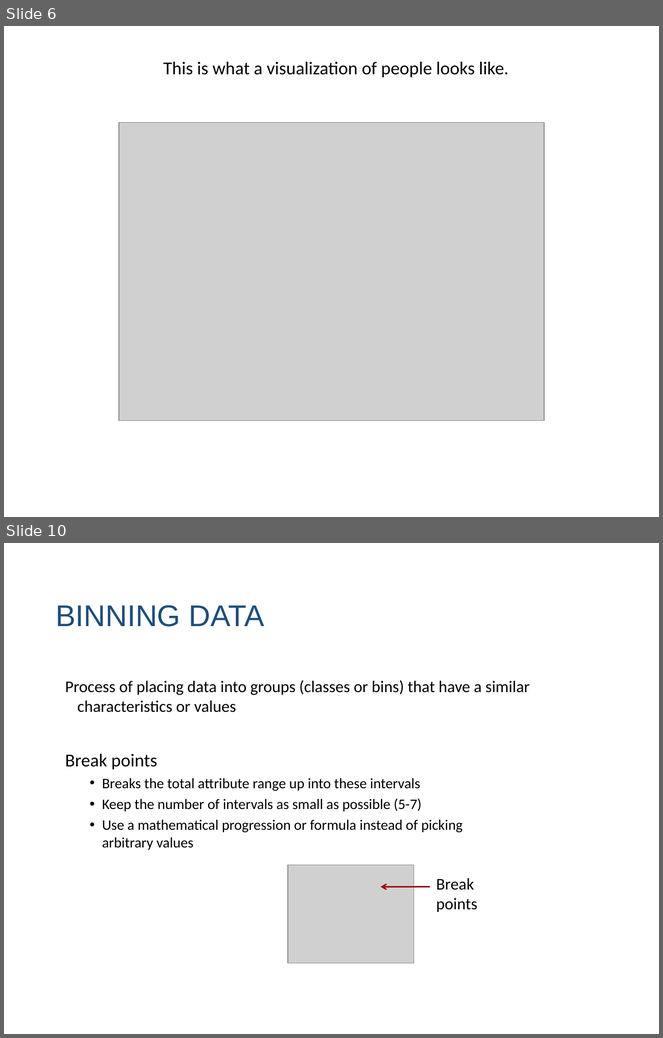
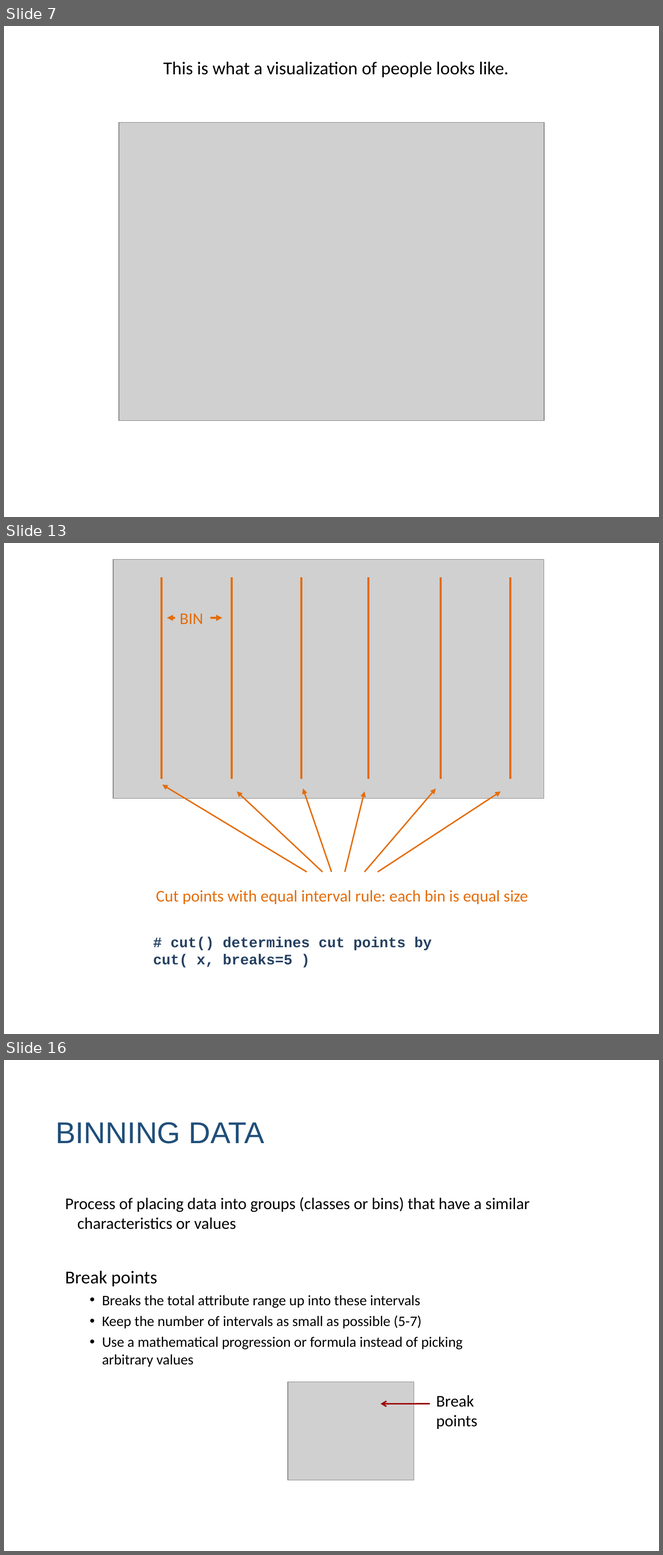
Before and after one commit to DS4PS/cpp-529-fall-2020, a slide deck: lectures/p-05-visual-narrative.pptx. Shown one above the other, each under a label of ours: slides 6 and 10 before the commit, slides 7, 13 and 16 after it; the slides between them are not shown. The pictures are 663x1038 and 663x1555 pixels, drawn with LibreOffice and Linux fonts; fonts in the diff are those of the drawing; grey boxes stand for pictures. Boxes give left, top, right and bottom in pixels: in the first picture for what was removed or moved away, otherwise in the second. Text is boxed around its words. In the diff, an @@ line names an element or a change of style, - is before the commit and + after.

```diff
--- a/lectures/p-05-visual-narrative.pptx
+++ b/lectures/p-05-visual-narrative.pptx
@@ slide 13 added at [4,543,659,1034], background #FFFFFF @@
@@ picture added at [113,560,545,798] @@
@@ line added from (161, 577) to (161, 779), #E46C0A 2.25 pt @@
@@ line added from (232, 577) to (232, 779), #E46C0A 2.25 pt @@
@@ line added from (301, 577) to (301, 779), #E46C0A 2.25 pt @@
@@ line added from (369, 577) to (369, 779), #E46C0A 2.25 pt @@
@@ line added from (441, 577) to (441, 779), #E46C0A 2.25 pt @@
@@ line added from (510, 577) to (510, 779), #E46C0A 2.25 pt @@
@@ arrow added from (175, 618) to (167, 618), #E46C0A 2.25 pt @@
@@ text added at [180,613,203,624], 18 pt, text #E46C0A @@
+BIN
@@ arrow added from (210, 618) to (222, 618), #E46C0A 2.25 pt @@
@@ arrow added from (307, 872) to (163, 785), #E46C0A 1.5 pt @@
@@ arrow added from (322, 872) to (236, 792), #E46C0A 1.5 pt @@
@@ arrow added from (332, 872) to (303, 788), #E46C0A 1.5 pt @@
@@ arrow added from (345, 872) to (364, 792), #E46C0A 1.5 pt @@
@@ arrow added from (364, 872) to (436, 788), #E46C0A 1.5 pt @@
@@ arrow added from (378, 872) to (501, 792), #E46C0A 1.5 pt @@
@@ text added at [156,890,528,904], 18 pt, text #E46C0A @@
+Cut points with equal interval rule: each bin is equal size
@@ text added at [153,937,432,968], 16 pt, text #254061, bold @@
+# cut() determines cut points by
+cut( x, breaks=5 )
@@ what was slide 6 is now slide 7 @@
@@ what was slide 10 is now slide 16 @@
```
Also in this commit, not shown: 3 slides changed, 12 other slides added, 2 slides removed, 1 other file.
